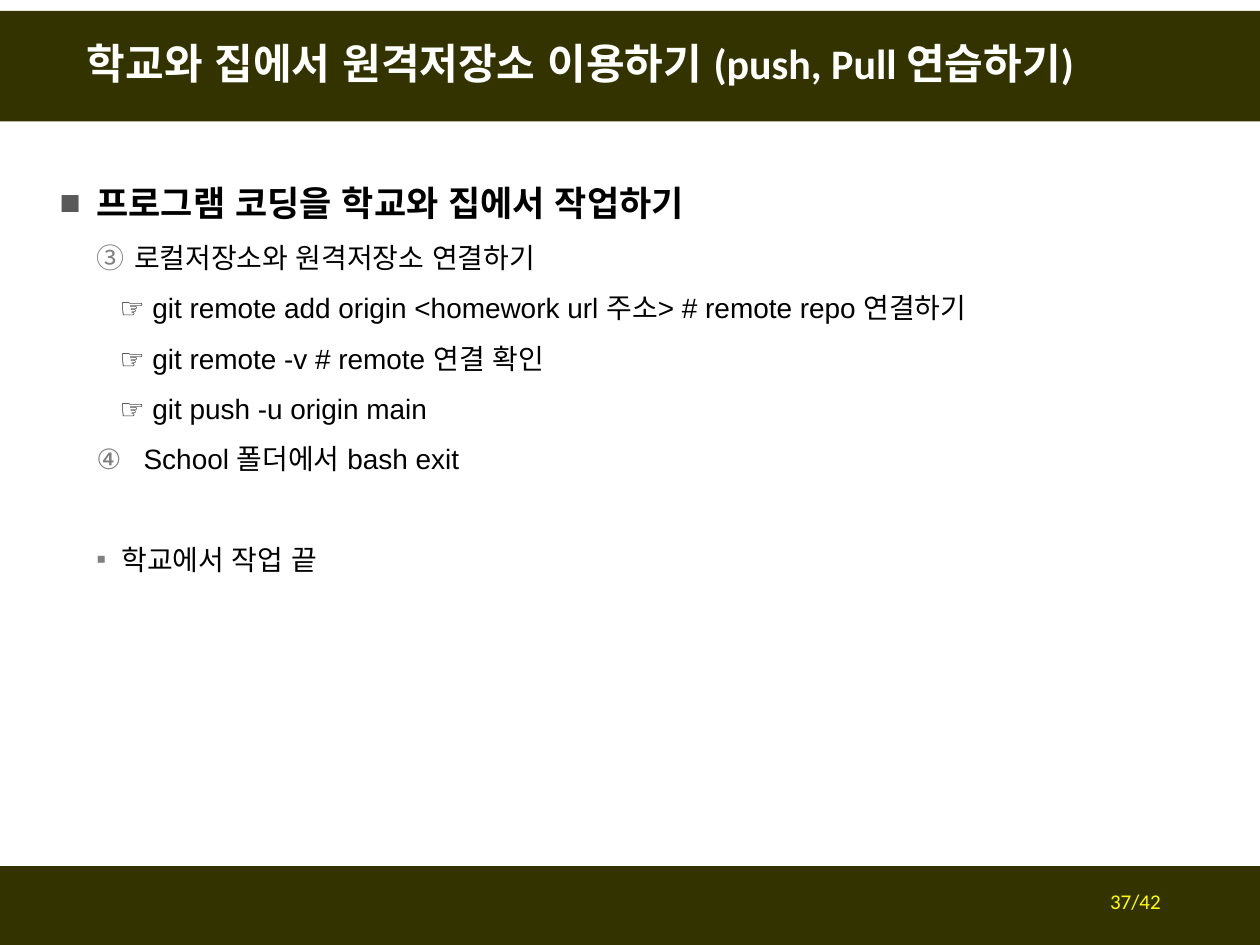
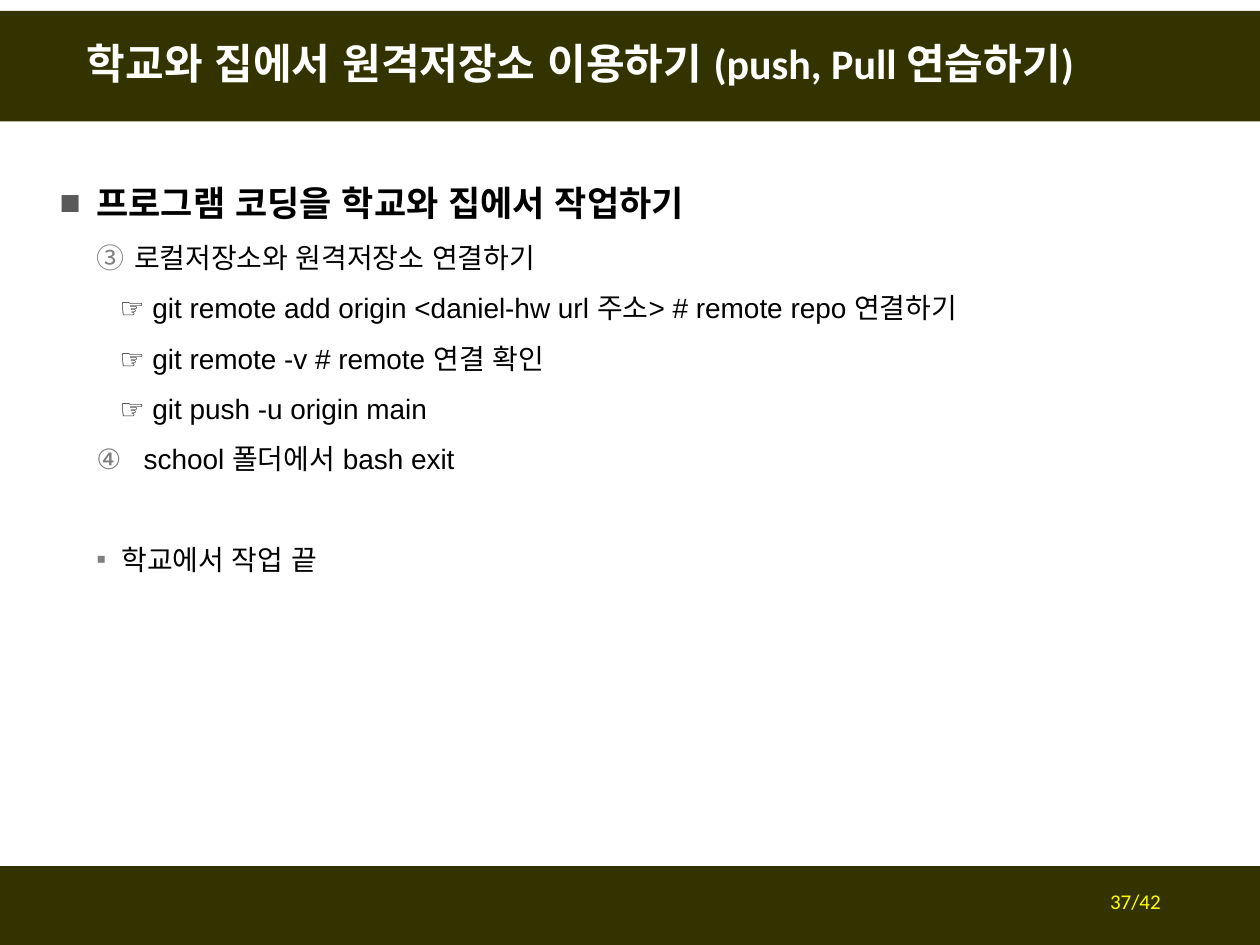
Before and after one commit to fasthill/github-lecture, a slide deck: slide 37 of git및github첫걸음2-원격저장소만들기 (1).pptx. Drawn at 1260x945 pixels with LibreOffice and Linux fonts; fonts in the diff are those of the drawing. Boxes give left, top, right and bottom in pixels: in the first picture for what was removed or moved away, otherwise in the second. Text is boxed around its words. In the diff, an @@ line names an element or a change of style, - is before the commit and + after.

```diff
--- a/git및github첫걸음2-원격저장소만들기 (1).pptx
+++ b/git및github첫걸음2-원격저장소만들기 (1).pptx
@@ text at (x1=152, y1=295, x2=957, y2=323): text changed @@
-  ☞ git remote add origin <homework url 주소> # remote repo 연결하기
+  ☞ git remote add origin <daniel-hw url 주소> # remote repo 연결하기
@@ text at (x1=144, y1=446, x2=454, y2=472): text changed @@
-  4. School 폴더에서 bash exit
+  4. school 폴더에서 bash exit
```
Also in this commit, not shown: 4 other slides changed.
